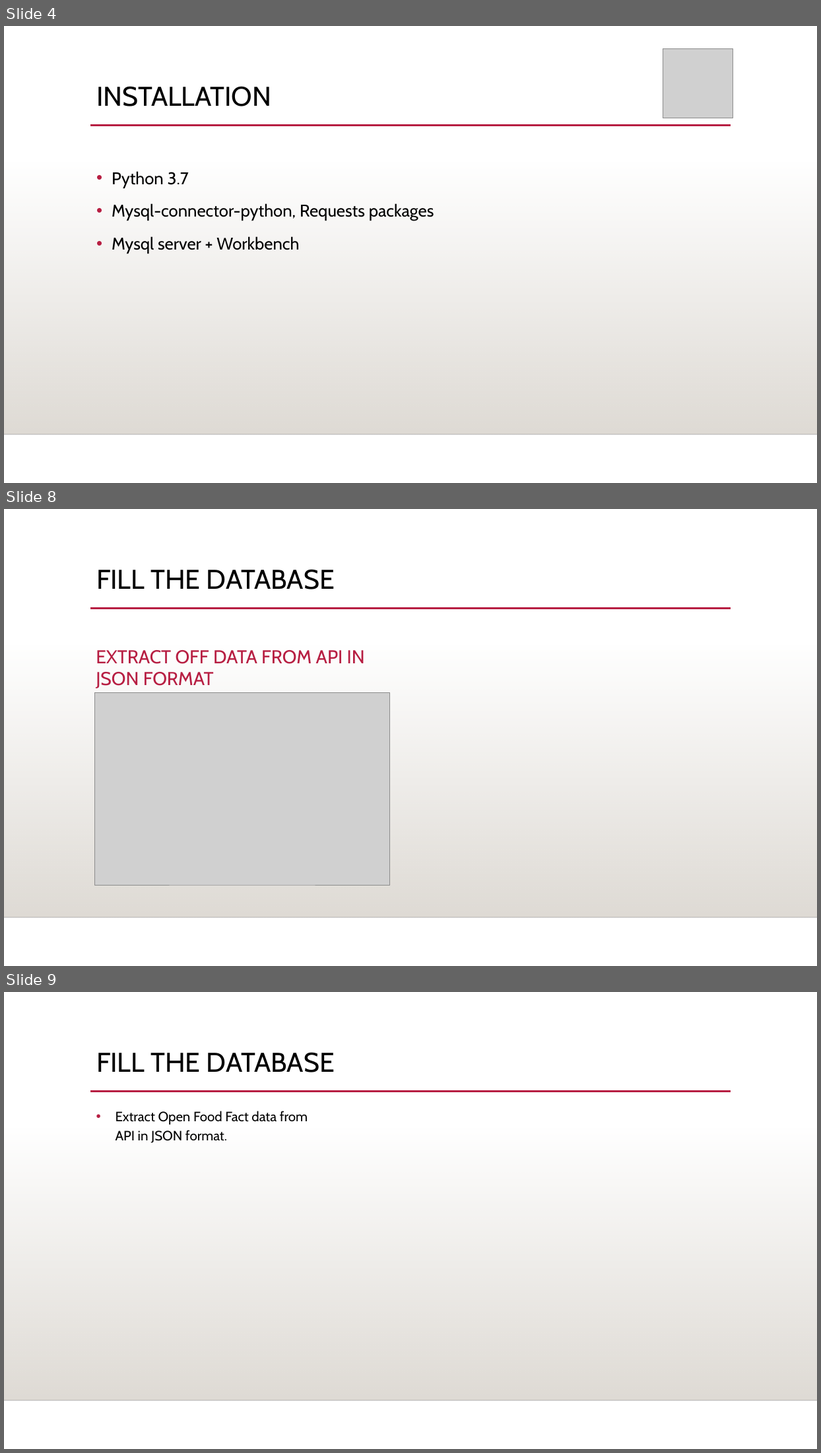
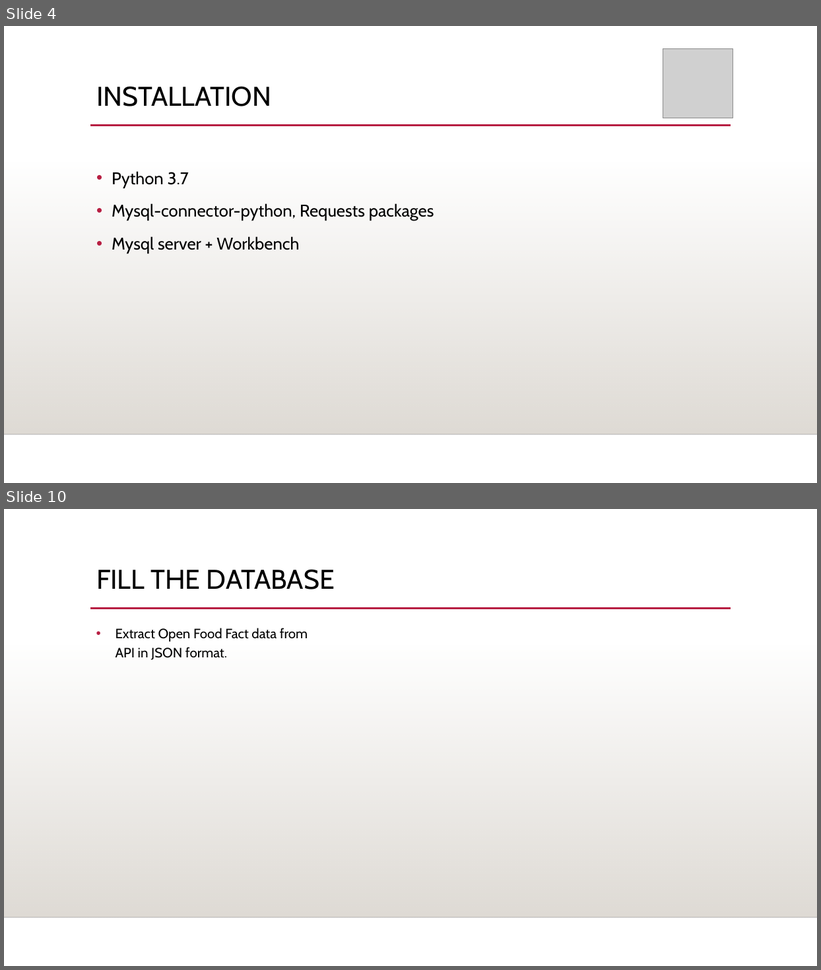
Before and after one commit to Goro-Majima/OpenFoodFacts, a slide deck: SLIDESHOW PROJECT 5.pptx. Shown one above the other, each under a label of ours: slides 4, 8 and 9 before the commit, slides 4 and 10 after it; the slides between them are not shown. The pictures are 821x1453 and 821x970 pixels, drawn with LibreOffice and Linux fonts; fonts in the diff are those of the drawing; grey boxes stand for pictures; background and template pictures are left out. Boxes give left, top, right and bottom in pixels: in the first picture for what was removed or moved away, otherwise in the second. Text is boxed around its words. In the diff, an @@ line names an element or a change of style, - is before the commit and + after.

```diff
--- a/SLIDESHOW PROJECT 5.pptx
+++ b/SLIDESHOW PROJECT 5.pptx
@@ slide 8 removed at (4,509,817,966), background picture (left out); not listed: 3 template elements that a slide beside it also shows @@
@@ title removed at (96,569,335,590) @@
-FILL THE DATABASE
@@ text removed at (96,650,365,689) @@
-EXTRACT OFF DATA FROM API IN JSON FORMAT
@@ picture removed at (95,692,389,885) @@
@@ what was slide 9 is now slide 10 @@
```
Also in this commit, not shown: 5 slides changed, 2 slides added, 4 other files.
